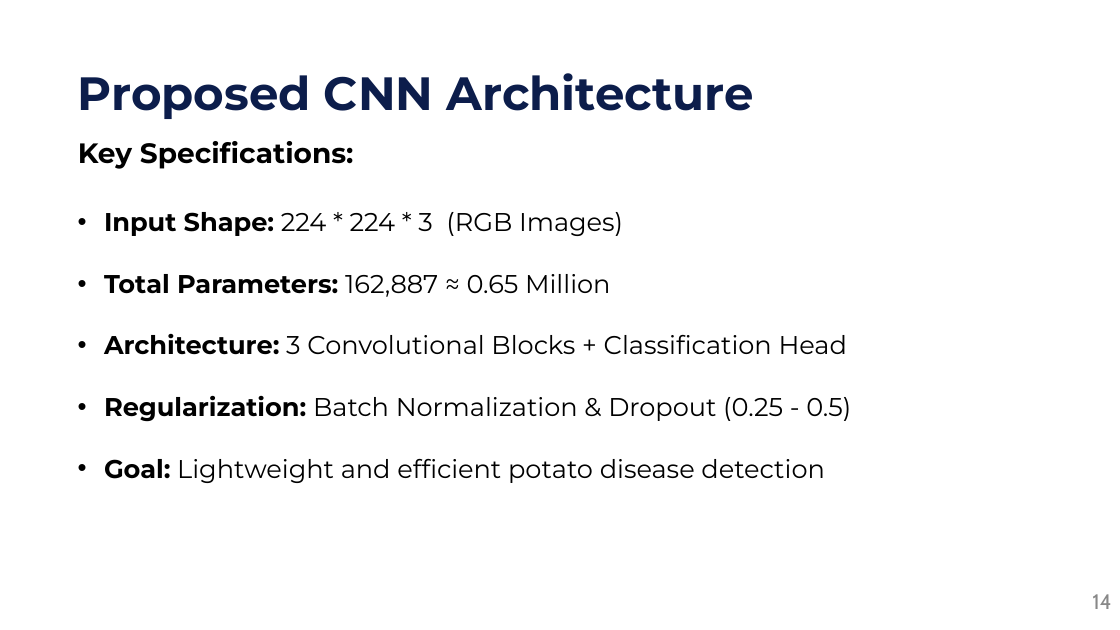
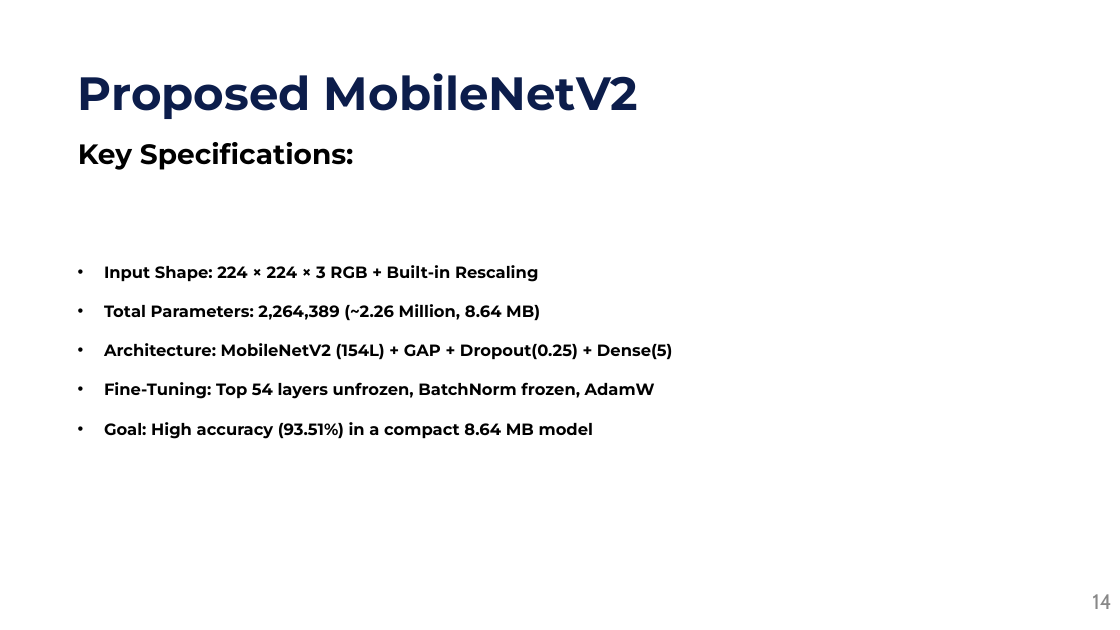
Before and after one commit to mamunonweb/capstone, a slide deck: slide 14 of 01/presentation/Potato_Leaf_Disease_Defense_Slides.pptx. Drawn at 1120x630 pixels with LibreOffice and Linux fonts; fonts in the diff are those of the drawing. Boxes give left, top, right and bottom in pixels: in the first picture for what was removed or moved away, otherwise in the second. Text is boxed around its words. In the diff, an @@ line names an element or a change of style, - is before the commit and + after.

Commit message:
Align 01 report and slides with verified 3-model GPU results (MobileNetV2, MultiNet-V3, InceptionV3)

```diff
--- a/01/presentation/Potato_Leaf_Disease_Defense_Slides.pptx
+++ b/01/presentation/Potato_Leaf_Disease_Defense_Slides.pptx
@@ text at (x1=78, y1=73, x2=638, y2=119): text changed @@
-Proposed CNN Architecture
+Proposed MobileNetV2
@@ text at (x1=104, y1=265, x2=673, y2=439): text changed; size 22 to 14 pt; bold on @@
-• Input Shape: 224 * 224 * 3 (RGB Images)
-• Total Parameters: 162,887 ≈ 0.65 Million
-• Architecture: 3 Convolutional Blocks + Classification Head
-• Regularization: Batch Normalization & Dropout (0.25 - 0.5)
-• Goal: Lightweight and efficient potato disease detection
+• Input Shape: 224 × 224 × 3 RGB + Built-in Rescaling
+• Total Parameters: 2,264,389 (~2.26 Million, 8.64 MB)
+• Architecture: MobileNetV2 (154L) + GAP + Dropout(0.25) + Dense(5)
+• Fine-Tuning: Top 54 layers unfrozen, BatchNorm frozen, AdamW
+• Goal: High accuracy (93.51%) in a compact 8.64 MB model
```
Also in this commit, not shown: 28 other slides changed, 1 slide added, 2 slides removed, 25 other files.
